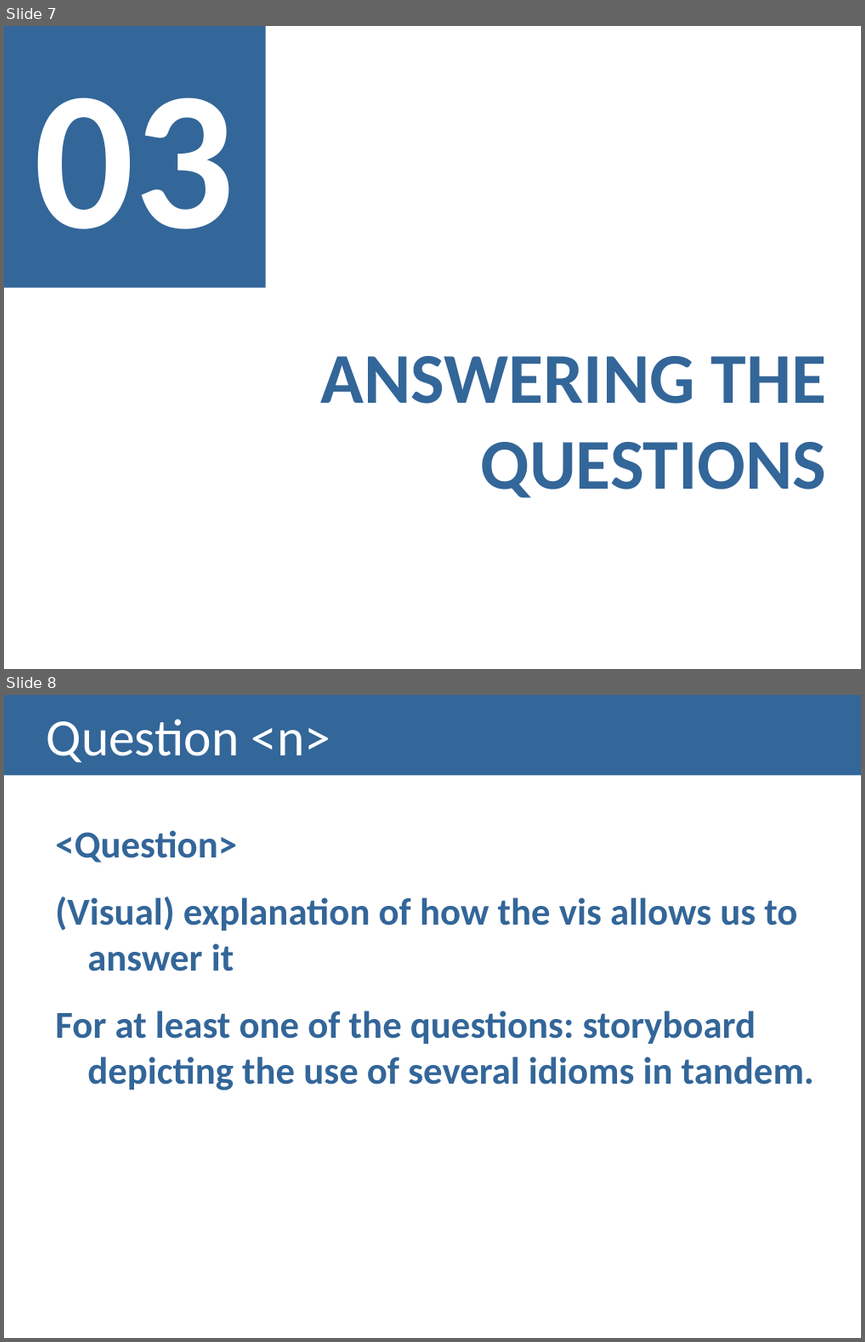
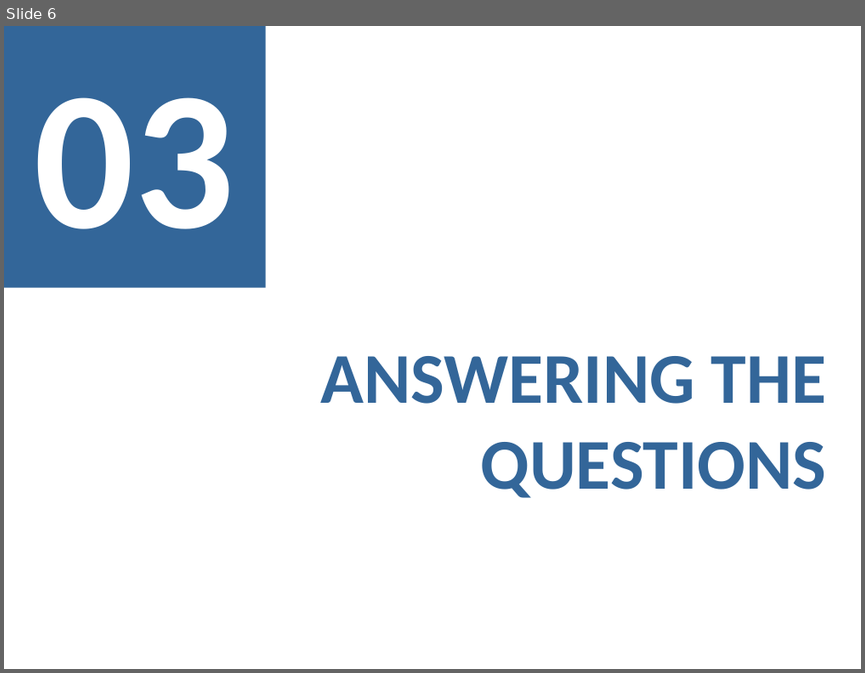
Before and after one commit to MargaridaMorais/information_visualization, a slide deck: CheckpointIII/CIII_G15.pptx. Shown one above the other, each under a label of ours: slides 7 and 8 before the commit, slide 6 after it. The pictures are 865x1342 and 865x673 pixels, drawn with LibreOffice and Linux fonts; fonts in the diff are those of the drawing. Boxes give left, top, right and bottom in pixels: in the first picture for what was removed or moved away, otherwise in the second. Text is boxed around its words. In the diff, an @@ line names an element or a change of style, - is before the commit and + after.

```diff
--- a/CheckpointIII/CIII_G15.pptx
+++ b/CheckpointIII/CIII_G15.pptx
@@ slide 8 removed at [4,695,861,1338], background #FFFFFF @@
@@ title removed at [4,695,861,776] @@
-Question <n>
@@ text removed at [55,830,814,1090] @@
-<Question>
-(Visual) explanation of how the vis allows us to answer it
-For at least one of the questions: storyboard depicting the use of several idioms in tandem.
@@ what was slide 7 is now slide 6 @@
```
Also in this commit, not shown: 2 slides changed, 3 slides added, 3 other slides removed.
